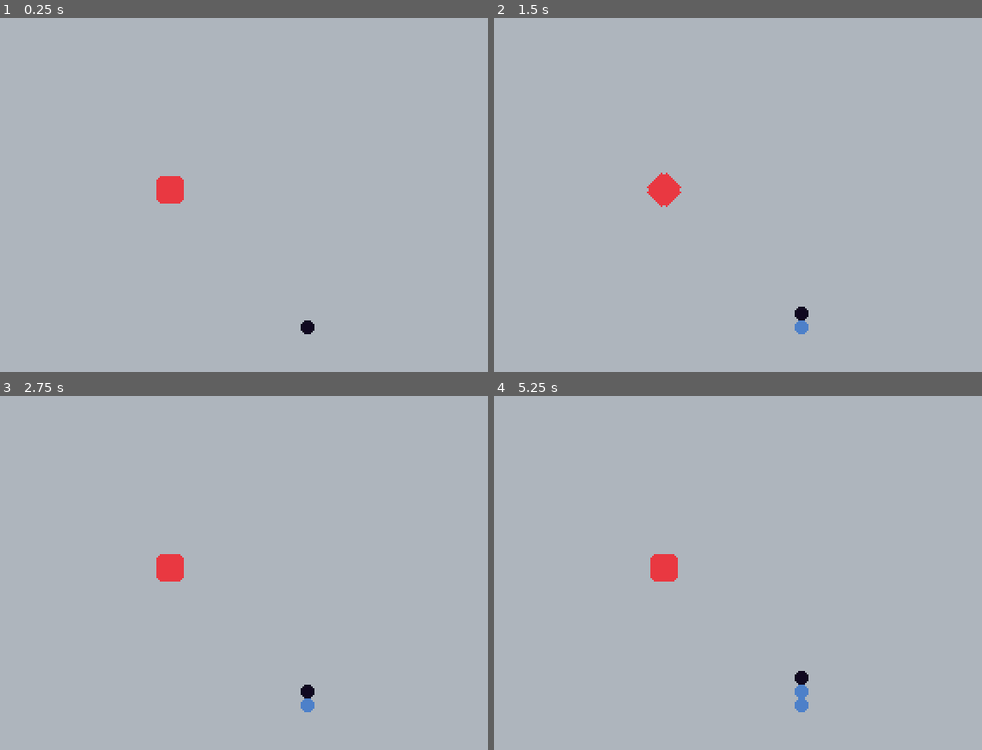
Above: before the commit, frames 1-4 (two rows, left to right).
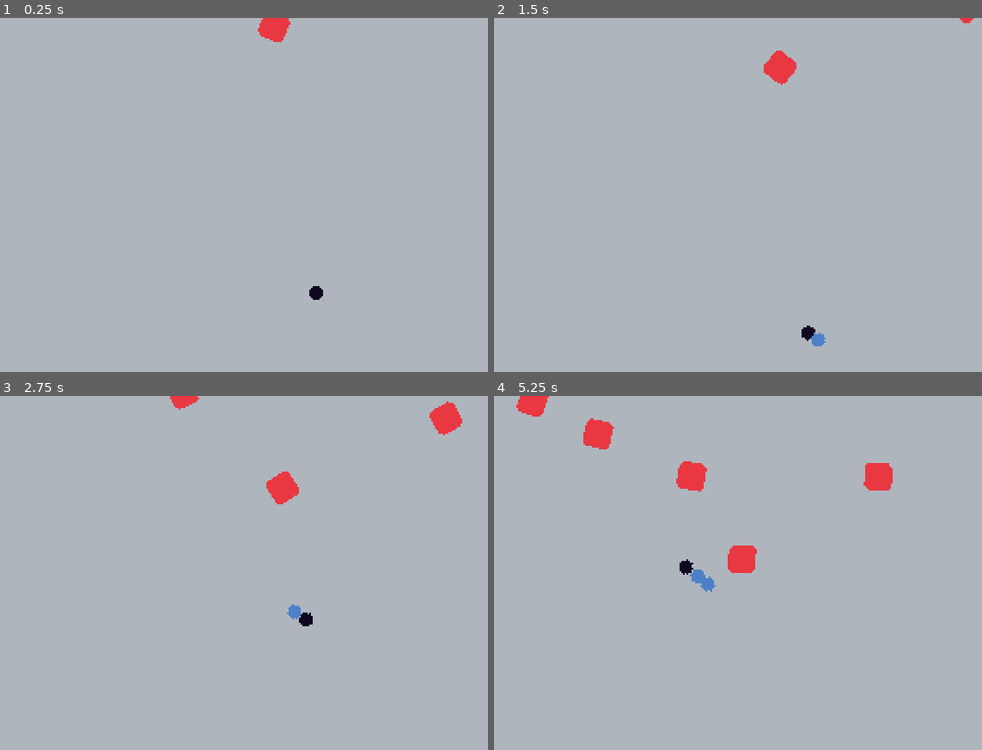
Above: after the commit, the same moments.

Repository: jamesbisraelson/7drl
Game: Godot game, scene res://scenes/game.tscn
The game is run twice, just before and just after one commit, with the same random seed, the same clock (stepped at 60 frames per second) and the same inputs.
Inputs:
- Up to frame 1 (0.25 s): no input
- Up to frame 2 (1.5 s): hold D (game_right) 0.53-1.28 s; hold Down (ui_down) from 1.28 s (still down)
- Up to frame 3 (2.75 s): release Down (ui_down) at 2.03 s; hold D (game_right) from 2.03 s (still down)
- Up to frame 4 (5.25 s): release D (game_right) at 3.53 s; hold A (game_left) 3.53-5.03 s; hold Down (ui_down) from 5.03 s (still down)

The runs differ from the first frame. In frame 1, 0.9% of the frame differs, in the area x 32-67%, y 0-90%; in frame 2, 1.2%; in frame 3, 1.7%; in frame 4, 2.9%, in the area x 4-82%, y 0-90%.

Commit message:
bullets fire and enemies die

Diff:
--- a/scenes/ball.tscn
+++ b/scenes/ball.tscn
@@ -8,6 +8,7 @@
 
 [node name="Ball" type="CharacterBody2D"]
 script = ExtResource("1_bfoiw")
+follow_speed = 10.0
 
 [node name="Sprite2D" type="Sprite2D" parent="."]
 texture_filter = 1
@@ -18,3 +19,6 @@
 shape = SubResource("CircleShape2D_4fx1t")
 
 [node name="ActionTimer" type="Timer" parent="."]
+autostart = true
+
+[connection signal="timeout" from="ActionTimer" to="." method="_on_action_timer_timeout"]
--- a/scenes/bullet.tscn
+++ b/scenes/bullet.tscn
@@ -6,10 +6,11 @@
 [sub_resource type="CircleShape2D" id="CircleShape2D_4fx1t"]
 radius = 4.12311
 
-[node name="Bullet" type="CharacterBody2D"]
+[node name="Bullet" type="CharacterBody2D" groups=["bullets"]]
 collision_layer = 2
 collision_mask = 2
 script = ExtResource("1_blvcx")
+move_speed = 300.0
 
 [node name="Sprite2D" type="Sprite2D" parent="."]
 texture_filter = 1
--- a/scenes/enemy.tscn
+++ b/scenes/enemy.tscn
@@ -3,16 +3,18 @@
 [ext_resource type="Script" path="res://scripts/enemy.gd" id="1_6526v"]
 [ext_resource type="Texture2D" uid="uid://c8noagwnmk5m5" path="res://assets/enemy.png" id="2_6se12"]
 
-[sub_resource type="CircleShape2D" id="CircleShape2D_6rg3k"]
-radius = 4.0
+[sub_resource type="RectangleShape2D" id="RectangleShape2D_pth2k"]
 
 [node name="Enemy" type="CharacterBody2D" groups=["enemies"]]
+collision_layer = 3
+collision_mask = 3
 script = ExtResource("1_6526v")
+move_speed = 20.0
+rotate_speed = 1.5
 
 [node name="Sprite2D" type="Sprite2D" parent="."]
 texture_filter = 1
 texture = ExtResource("2_6se12")
 
 [node name="CollisionShape2D" type="CollisionShape2D" parent="."]
-visible = false
-shape = SubResource("CircleShape2D_6rg3k")
+shape = SubResource("RectangleShape2D_pth2k")
--- /dev/null
+++ b/scenes/game.gd
@@ -0,0 +1,9 @@
+extends Node2D
+
+const Enemy = preload('res://scenes/enemy.tscn')
+
+
+func _on_enemy_spawn_timer_timeout() -> void:
+	var enemy = Enemy.instantiate()
+	add_child(enemy)
+	enemy.global_position = Vector2(randf_range(0, 320), -16)
--- a/scenes/game.tscn
+++ b/scenes/game.tscn
@@ -1,5 +1,6 @@
-[gd_scene load_steps=6 format=3 uid="uid://cahrt3lxx0xvm"]
+[gd_scene load_steps=7 format=3 uid="uid://cahrt3lxx0xvm"]
 
+[ext_resource type="Script" path="res://scenes/game.gd" id="1_bpd6t"]
 [ext_resource type="PackedScene" uid="uid://bdcmtgroqhh28" path="res://scenes/player.tscn" id="2_bas0r"]
 [ext_resource type="Texture2D" uid="uid://u6k5glspk5qk" path="res://assets/background.png" id="2_d5cin"]
 [ext_resource type="PackedScene" uid="uid://capomuqd3tlcj" path="res://scenes/enemy.tscn" id="3_fb74o"]
@@ -16,6 +17,7 @@
 
 [node name="Game" type="Node2D"]
 texture_filter = 1
+script = ExtResource("1_bpd6t")
 
 [node name="TileMap" type="TileMap" parent="."]
 tile_set = SubResource("TileSet_kon05")
@@ -24,7 +26,12 @@
 layer_0/tile_data = PackedInt32Array(18, 2, 0, 65554, 2, 0, 19, 65538, 0, 65555, 65538, 0, 16, 2, 0, 65552, 2, 1, 17, 6 …(6287 unchanged characters)…
 
 [node name="Player" parent="." instance=ExtResource("2_bas0r")]
-position = Vector2(180, 180)
+position = Vector2(160, 160)
 
 [node name="Enemy" parent="." instance=ExtResource("3_fb74o")]
-position = Vector2(100, 100)
+position = Vector2(160, 0)
+
+[node name="EnemySpawnTimer" type="Timer" parent="."]
+autostart = true
+
+[connection signal="timeout" from="EnemySpawnTimer" to="." method="_on_enemy_spawn_timer_timeout"]
--- a/scenes/player.tscn
+++ b/scenes/player.tscn
@@ -8,6 +8,8 @@
 
 [node name="Player" type="CharacterBody2D"]
 script = ExtResource("1_epm6p")
+move_speed = 100.0
+rotation_speed = 5.0
 
 [node name="Sprite2D" type="Sprite2D" parent="."]
 texture_filter = 1
--- a/scripts/ball.gd
+++ b/scripts/ball.gd
@@ -9,6 +9,7 @@
 
 
 func _ready():
+	print(type)
 	if type == 'bullet':
 		print('bullet')
 	if type == 'lightning':
@@ -16,18 +17,27 @@
 	if type == 'healing':
 		print('healing')
 
+
 func _physics_process(delta: float) -> void:
 	global_position = global_position.lerp(to_follow.global_position, follow_speed * delta)
 	rotation = to_follow.rotation
 
-func _on_bullet_timer_timeout() -> void:
+
+func _on_action_timer_timeout() -> void:
+	if type == 'bullet':
+		fire_bullet()
+
+
+func fire_bullet() -> void:
 	var enemies = get_tree().get_nodes_in_group('enemies')
-	var closest = enemies[0]
-	for enemy in enemies:
-		if global_position.distance_squared_to(enemy.global_position) < global_position.distance_squared_to(closest.global_position):
-			closest = enemy
+	if len(enemies) > 0:
+		var closest = enemies[0]
+		for enemy in enemies:
+			if global_position.distance_squared_to(enemy.global_position) < global_position.distance_squared_to(closest.global_position):
+				closest = enemy
 
-	var bullet = Bullet.instantiate()
-	get_parent().add_child(bullet)
-	bullet.global_position = global_position
-	bullet.look_at(closest.global_position)
+		if global_position.distance_to(closest.global_position) < 50:
+			var bullet = Bullet.instantiate()
+			get_parent().add_child(bullet)
+			bullet.global_position = global_position
+			bullet.look_at(closest.global_position)
--- a/scripts/bullet.gd
+++ b/scripts/bullet.gd
@@ -5,4 +5,7 @@
 
 func _process(delta: float) -> void:
 	velocity = Vector2(move_speed, 0).rotated(rotation)
-	move_and_slide()
+	var collision: KinematicCollision2D = move_and_collide(velocity * delta)
+	if collision and collision.get_collider().is_in_group('enemies'):
+		await get_tree().process_frame
+		queue_free()
--- a/scripts/enemy.gd
+++ b/scripts/enemy.gd
@@ -1,12 +1,15 @@
 extends CharacterBody2D
 
-func _ready() -> void:
-	rotate_tween()
+@export var move_speed: float
+@export var rotate_speed: float
 
-func rotate_tween() -> void:
-	var choices = [1, -1]
-	var direction = choices[randi_range(0, len(choices)-1)]
-	var tween = get_tree().create_tween()
-	tween.set_trans(Tween.TRANS_ELASTIC)
-	tween.tween_property(self, 'rotation', rotation + deg_to_rad(90 * direction), 3.0);
-	tween.tween_callback(rotate_tween)
+
+func _process(delta: float) -> void:
+	$Sprite2D.rotation += delta * rotate_speed
+	var player: CharacterBody2D = get_node('/root/Game/Player')
+	var direction: Vector2 = global_position.direction_to(player.global_position).normalized()
+	velocity = direction * move_speed
+	var collision: KinematicCollision2D = move_and_collide(velocity * delta)
+	if collision and collision.get_collider().is_in_group('bullets'):
+		await get_tree().process_frame
+		queue_free()
--- a/scripts/player.gd
+++ b/scripts/player.gd
@@ -1,6 +1,6 @@
 extends CharacterBody2D
 
-const BulletBall = preload('res://scenes/ball.tscn')
+const BulletBall = preload('res://scenes/bullet_ball.tscn')
 
 @export var move_speed: float
 @export var rotation_speed: float
Binary file changed: assets/bullet.png
